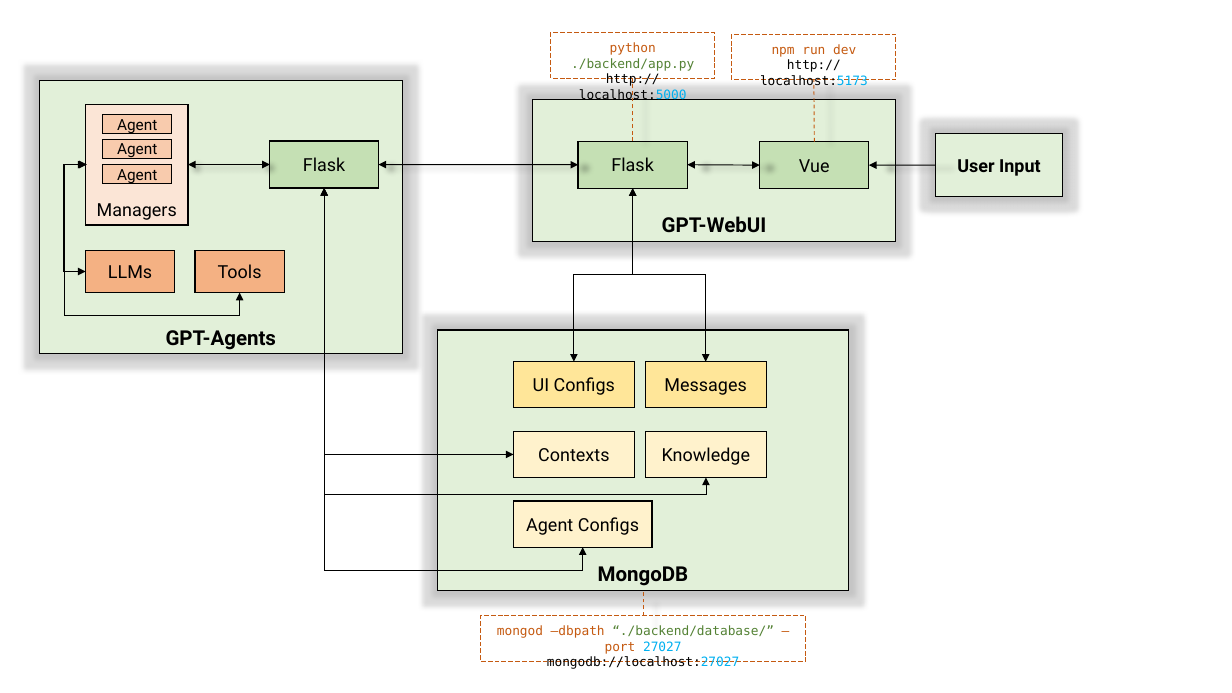
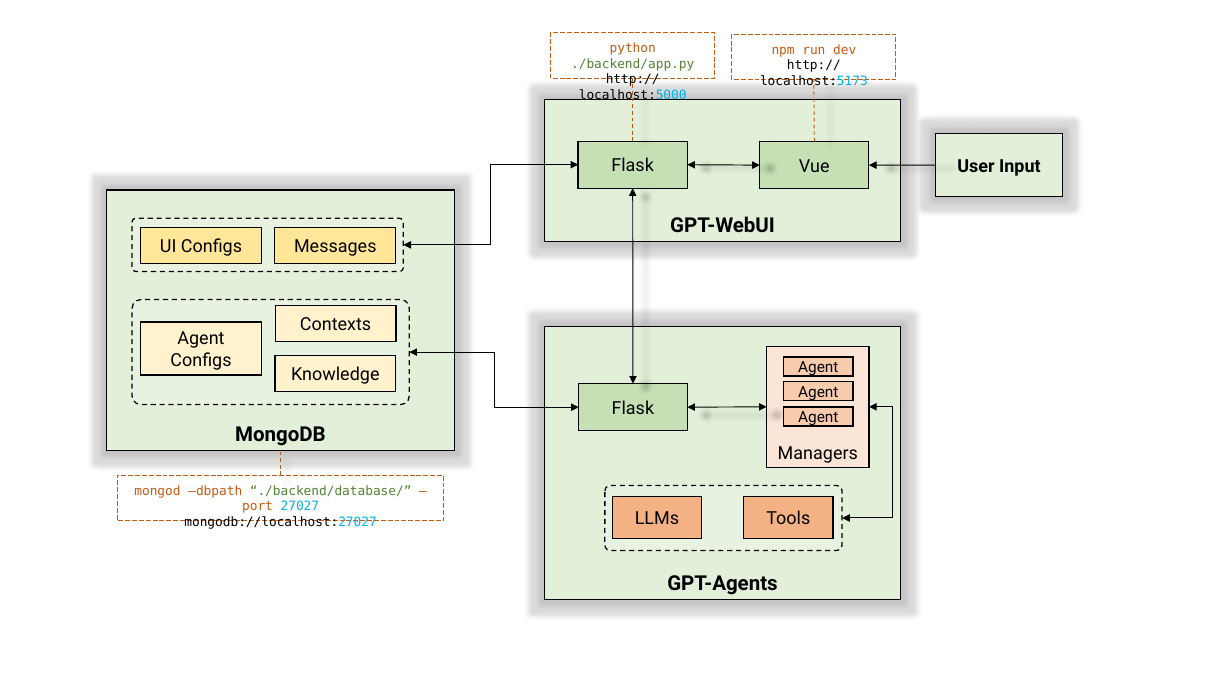
Before and after one commit to Hansimov/GPT-WebUI, a slide deck: slide 1 of examples/architecture.pptx. Drawn at 1232x693 pixels with LibreOffice and Linux fonts; fonts in the diff are those of the drawing. Boxes give left, top, right and bottom in pixels: in the first picture for what was removed or moved away, otherwise in the second. Text is boxed around its words. In the diff, an @@ line names an element or a change of style, - is before the commit and + after.

```diff
--- a/examples/architecture.pptx
+++ b/examples/architecture.pptx
@@ rectangle "GPT-WebUI": place and size @@
-rectangle "GPT-WebUI" at [532,100,896,242]
+rectangle "GPT-WebUI" at [545,100,901,242]
@@ elbow double arrow removed from (86, 165) to (239, 293) @@
@@ double arrow removed from (579, 165) to (379, 165) @@
@@ elbow double arrow added from (579, 165) to (404, 245), #000000 0.75 pt @@
@@ rectangle "MongoDB": place and size @@
-rectangle "MongoDB" at [437,330,848,591]
+rectangle "MongoDB" at [106,190,455,451]
@@ elbow double arrow removed from (324, 189) to (514, 455) @@
@@ elbow double arrow removed from (324, 189) to (706, 478) @@
@@ elbow double arrow removed from (633, 189) to (574, 361) @@
@@ elbow double arrow removed from (633, 189) to (706, 361) @@
@@ double arrow added from (633, 384) to (633, 189), #000000 0.75 pt @@
@@ rounded rectangle added at [132,218,404,272], fill #FFFFFF at 20% opacity, outline #000000 1 pt dashed @@
@@ rectangle "UI Configs": place and size @@
-rectangle "UI Configs" at [514,361,635,408]
+rectangle "UI Configs" at [140,227,262,263]
@@ rectangle "Messages": place and size @@
-rectangle "Messages" at [645,361,766,408]
+rectangle "Messages" at [274,227,396,263]
@@ rounded rectangle added at [132,299,409,405], fill #FFFFFF at 20% opacity, outline #000000 1 pt dashed @@
@@ rectangle "Agent Configs": place and size @@
-rectangle "Agent Configs" at [514,501,653,547]
+rectangle "Agent Configs" at [140,322,262,375]
@@ rectangle "Contexts": place and size @@
-rectangle "Contexts" at [514,432,635,478]
+rectangle "Contexts" at [275,305,396,341]
@@ rectangle "GPT-Agents": place and size @@
-rectangle "GPT-Agents" at [39,80,402,354]
+rectangle "GPT-Agents" at [545,326,901,600]
@@ rectangle "Knowledge": place and size @@
-rectangle "Knowledge" at [646,432,767,478]
+rectangle "Knowledge" at [275,356,396,392]
@@ elbow double arrow moved from (324, 189) - (583, 547) to (579, 408) - (409, 352) @@
@@ rectangle "Flask": place and size @@
-rectangle "Flask" at [270,141,379,189]
+rectangle "Flask" at [579,384,688,431]
@@ rectangle "Agent": place and size @@
-rectangle "Agent" at [103,140,172,158]
+rectangle "Agent" at [784,382,853,400]
@@ double arrow moved from (270, 165) - (188, 165) to (767, 407) - (688, 408) @@
@@ 3 rectangles: place and size @@
-3 rectangles at [86,104,189,226]
+3 rectangles at [767,347,870,468]
@@ elbow double arrow moved from (87, 165) - (86, 272) to (842, 518) - (870, 407) @@
@@ rectangle "mongod –dbpath “./backend/database/” –port 27027": place and size @@
-rectangle "mongod –dbpath “./backend/database/” –port 27027" at [481,616,806,662]
+rectangle "mongod –dbpath “./backend/database/” –port 27027" at [117,475,443,521]
@@ line moved from (643, 616) - (643, 591) to (281, 475) - (281, 450) @@
@@ rounded rectangle added at [605,485,843,550], fill #FFFFFF at 20% opacity, outline #000000 1 pt dashed @@
@@ rectangle "LLMs": place and size @@
-rectangle "LLMs" at [86,250,175,292]
+rectangle "LLMs" at [613,497,701,539]
@@ rectangle "Tools": place and size @@
-rectangle "Tools" at [195,250,284,292]
+rectangle "Tools" at [744,497,833,539]
```
Also in this commit, not shown: 1 other file.
